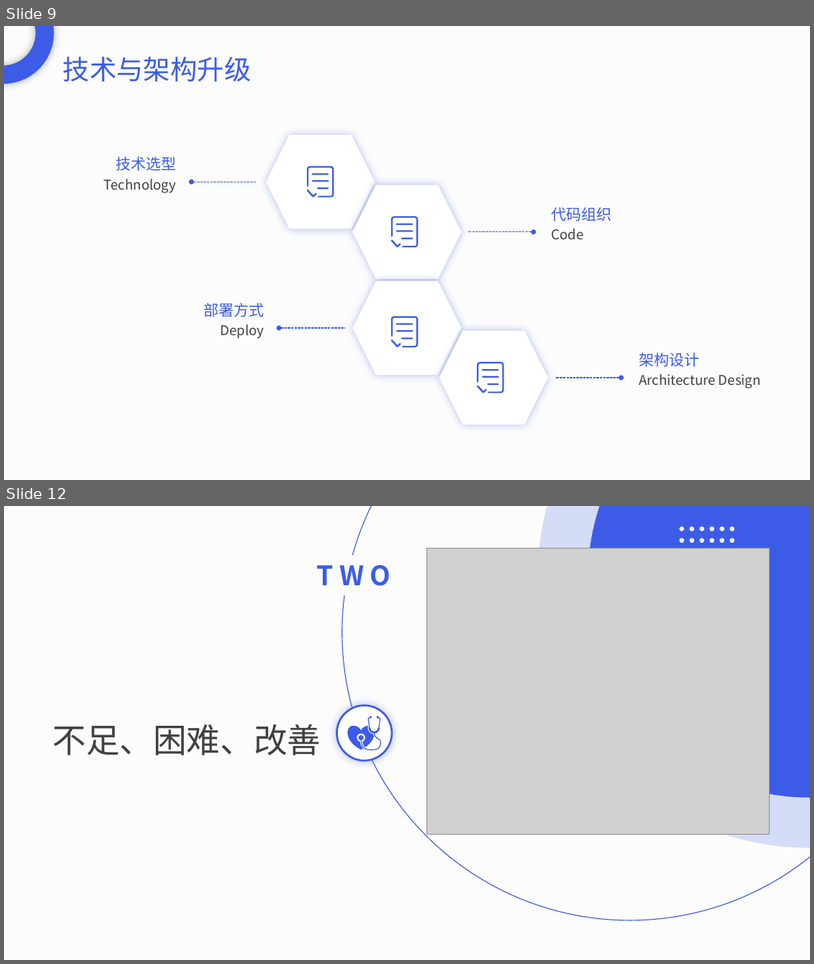
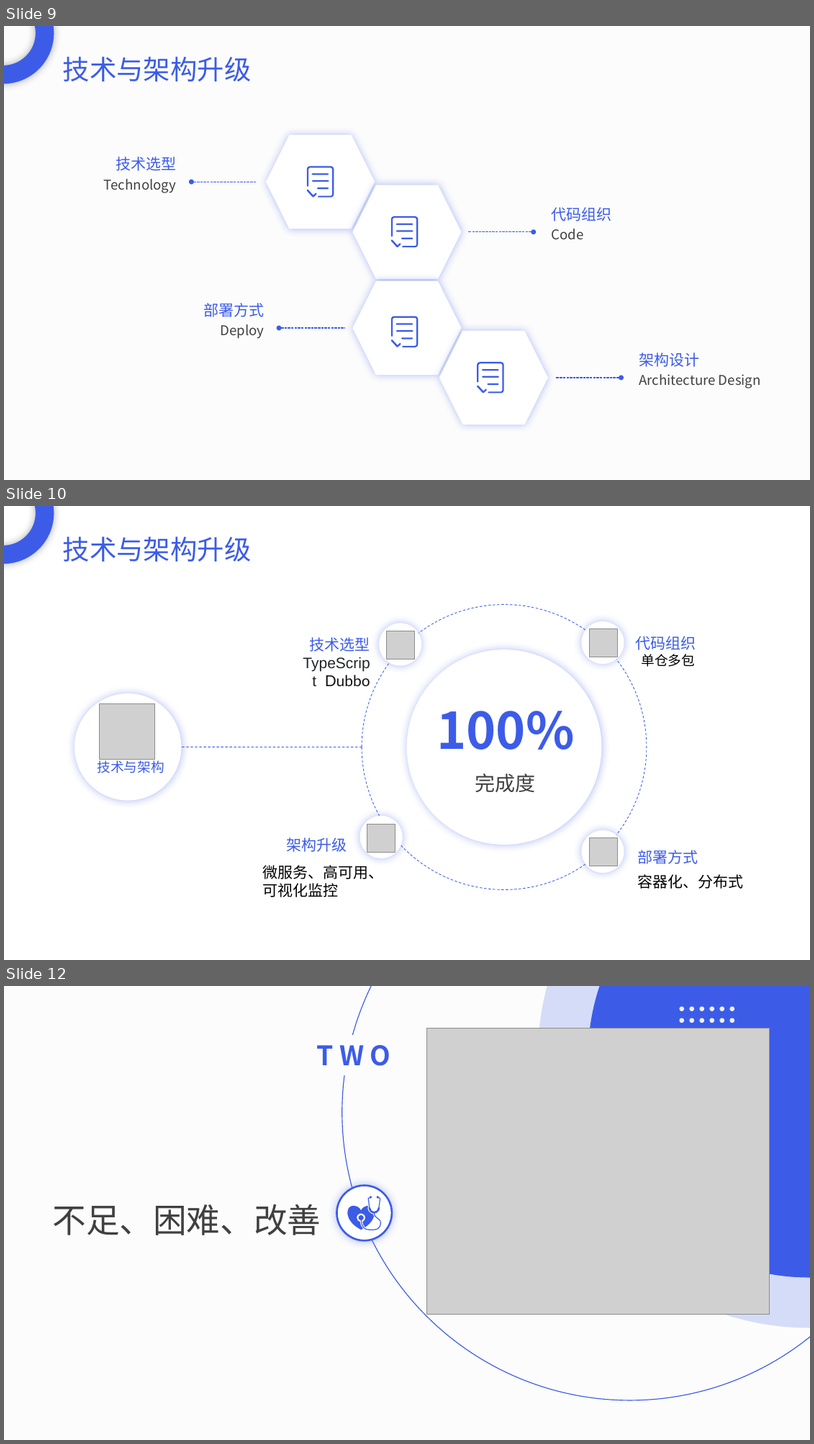
Before and after one commit to DreamPWJ/spring-boot-bug, a slide deck: 潘维吉2021工作总结.pptx. Shown one above the other, each under a label of ours: slides 9 and 12 before the commit, slides 9, 10 and 12 after it; the slides between them are not shown. The pictures are 814x964 and 814x1444 pixels, drawn with LibreOffice and Linux fonts; fonts in the diff are those of the drawing; grey boxes stand for pictures. Boxes give left, top, right and bottom in pixels: in the first picture for what was removed or moved away, otherwise in the second. Text is boxed around its words. In the diff, an @@ line names an element or a change of style, - is before the commit and + after.

Commit message:
chore: 技术梦想

```diff
--- a/潘维吉2021工作总结.pptx
+++ b/潘维吉2021工作总结.pptx
@@ slide 10 added at [4, 506, 810, 960], background #FFFFFF @@
@@ freeform shape added at [4, 506, 54, 564], fill #3C5CE8 @@
@@ text added at [63, 536, 251, 561], 32 pt, text #3C5CE8 @@
+技术与架构升级
@@ ellipse added at [379, 623, 422, 665], fill #FFFFFF @@
@@ picture added at [386, 631, 415, 659] @@
@@ ellipse added at [581, 621, 624, 664], fill #FFFFFF @@
@@ picture added at [589, 628, 618, 656] @@
@@ text added at [310, 637, 370, 686], 18 pt, text #212529 @@
+技术选型
+TypeScript Dubbo
@@ text added at [635, 636, 696, 667], 18 pt, text #3C5CE8 @@
+代码组织
+单仓多包
@@ group added at [75, 693, 362, 800]: 1 line, 1 ellipse, 1 text, 1 picture @@
+技术与架构
@@ group added at [362, 605, 647, 890]: 2 ellipses, 2 texts @@
+100%
+完成度
@@ ellipse added at [360, 816, 403, 858], fill #FFFFFF @@
@@ picture added at [368, 824, 396, 852] @@
@@ text added at [286, 837, 347, 852], 18 pt, text #3C5CE8 @@
+架构升级
@@ ellipse added at [581, 830, 624, 872], fill #FFFFFF @@
@@ picture added at [589, 838, 618, 867] @@
@@ text added at [638, 849, 699, 864], 18 pt, text #3C5CE8 @@
+部署方式
@@ text added at [263, 865, 384, 897], 18 pt, text #000000 @@
+微服务、高可用、
+可视化监控
@@ text added at [638, 874, 744, 888], 18 pt, text #000000 @@
+容器化、分布式
```
Also in this commit, not shown: 1 slide changed, 3 other slides added, 10 slides removed.
